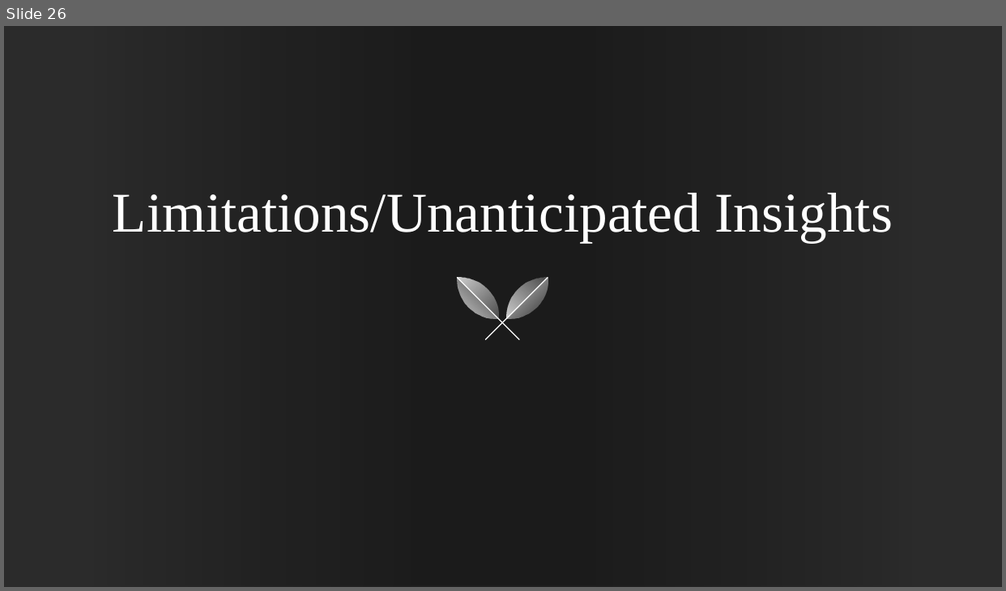
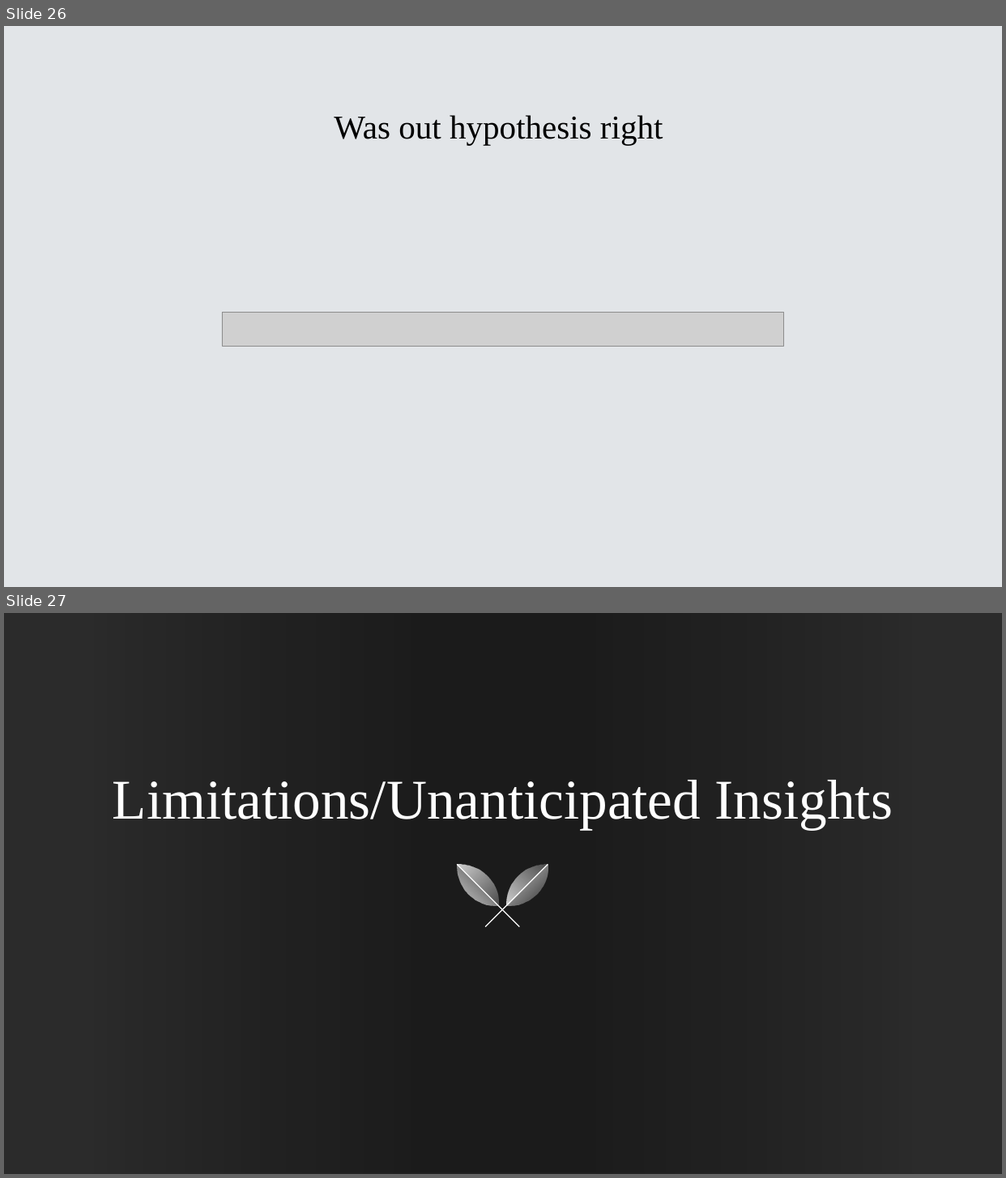
Before and after one commit to RBarbosa92/project-one, a slide deck: Flying Ninjas FINAL (1).pptx. Shown one above the other, each under a label of ours: slide 26 before the commit, slides 26 and 27 after it. The pictures are 1006x591 and 1006x1178 pixels, drawn with LibreOffice and Linux fonts; fonts in the diff are those of the drawing; grey boxes stand for pictures; background and template pictures are left out; a plain dark background stands for a picture behind light text. Boxes give left, top, right and bottom in pixels: in the first picture for what was removed or moved away, otherwise in the second. Text is boxed around its words. In the diff, an @@ line names an element or a change of style, - is before the commit and + after.

```diff
--- a/Flying Ninjas FINAL (1).pptx
+++ b/Flying Ninjas FINAL (1).pptx
@@ slide 26 added at (x1=4, y1=26, x2=1002, y2=587), background #E2E5E8 @@
@@ title added at (x1=334, y1=115, x2=663, y2=145), 32 pt, text #000000 @@
+Was out hypothesis right
@@ picture added at (x1=222, y1=313, x2=784, y2=347) @@
@@ what was slide 26 is now slide 27 @@
```
Also in this commit, not shown: 2 slides changed.
